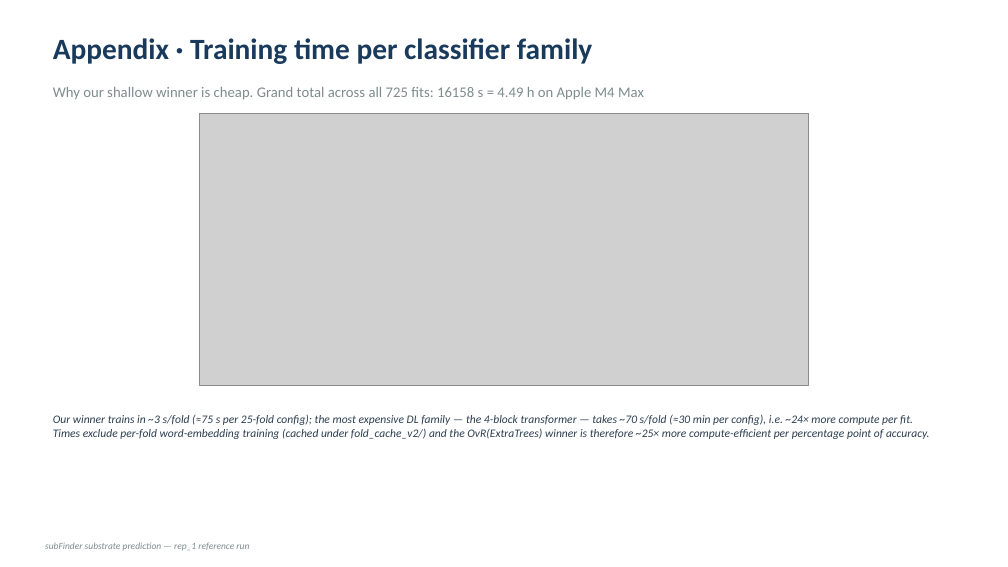
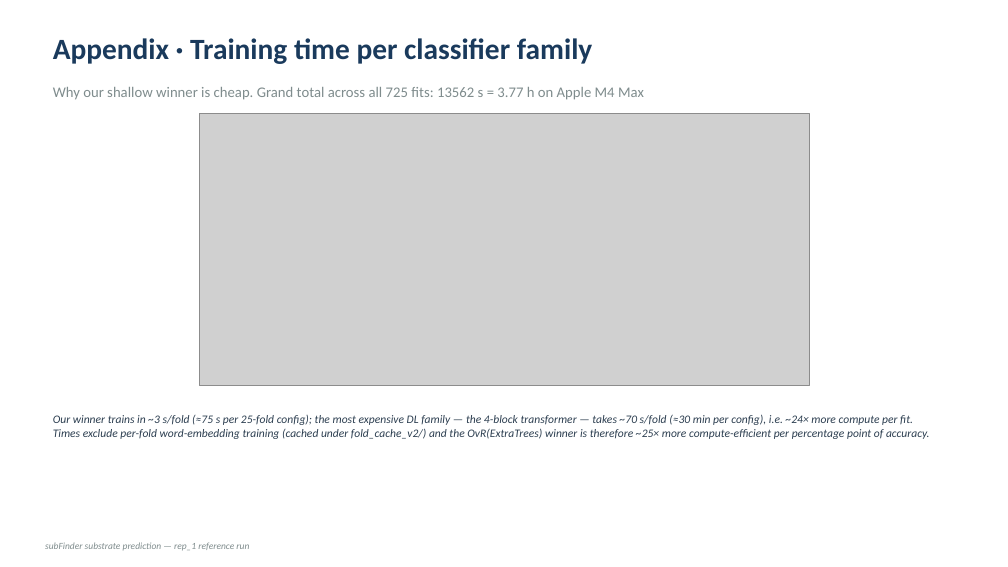
Before and after one commit to vedpiyush93-stack/subFinder_May_Release, a slide deck: slide 19 of docs/deck.pptx. Drawn at 1008x567 pixels with LibreOffice and Linux fonts; fonts in the diff are those of the drawing; grey boxes stand for pictures. Boxes give left, top, right and bottom in pixels: in the first picture for what was removed or moved away, otherwise in the second. Text is boxed around its words. In the diff, an @@ line names an element or a change of style, - is before the commit and + after.

```diff
--- a/docs/deck.pptx
+++ b/docs/deck.pptx
@@ text at (x1=53, y1=87, x2=644, y2=100): text changed @@
-Why our shallow winner is cheap. Grand total across all 725 fits: 16158 s = 4.49 h on Apple M4 Max
+Why our shallow winner is cheap. Grand total across all 725 fits: 13562 s = 3.77 h on Apple M4 Max
```
Also in this commit, not shown: 6 other slides changed, 38 other files.
